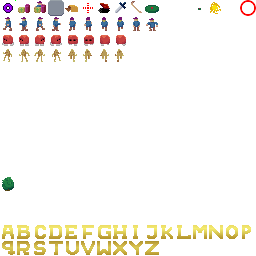
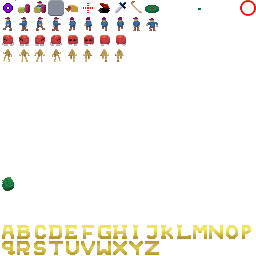
Layered file, before and after one edit (256x256). Changes by layer:
painted on "Bakgrund" over box(210, 2, 221, 14)
